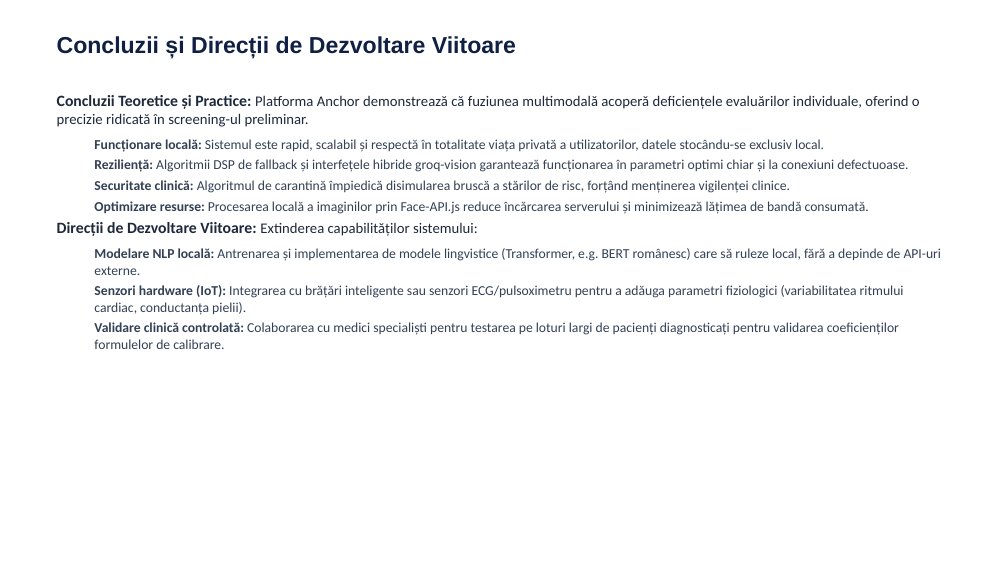
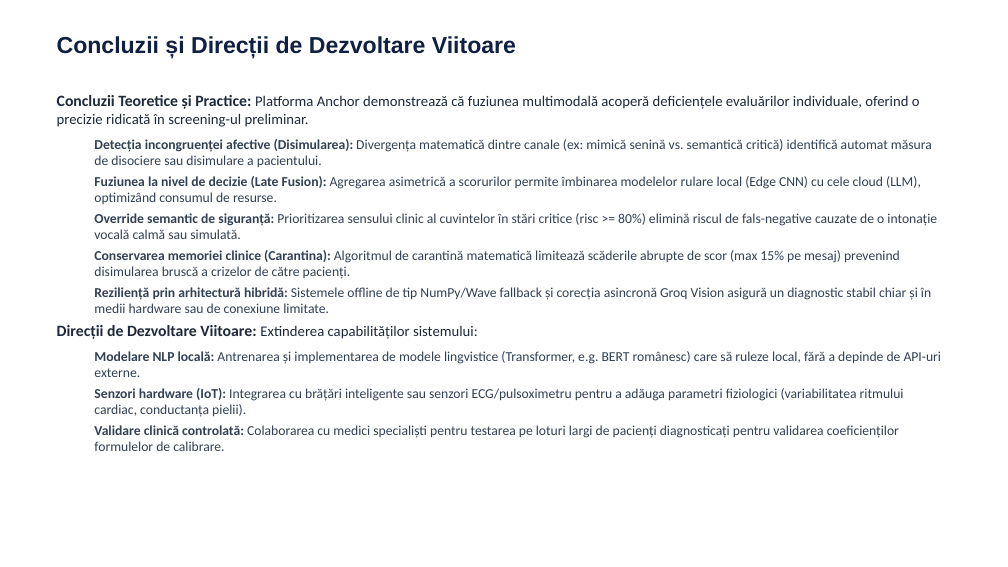
Before and after one commit to benxta4424/Anchor, a slide deck: slide 14 of Prezentare_Licenta_Podean_Beniamin.pptx. Drawn at 1008x567 pixels with LibreOffice and Linux fonts; fonts in the diff are those of the drawing. Boxes give left, top, right and bottom in pixels: in the first picture for what was removed or moved away, otherwise in the second. Text is boxed around its words. In the diff, an @@ line names an element or a change of style, - is before the commit and + after.

Commit message:
docs: enrich Slide 14 with deep clinical-technical breakthroughs

```diff
--- a/Prezentare_Licenta_Podean_Beniamin.pptx
+++ b/Prezentare_Licenta_Podean_Beniamin.pptx
@@ text at (x1=94, y1=139, x2=937, y2=313): text changed @@
-  Funcționare locală: Sistemul este rapid, scalabil și respectă în totalitate viața privată a utilizatorilor, datele stocându-se exclusiv local.
-  Reziliență: Algoritmii DSP de fallback și interfețele hibride groq-vision garantează funcționarea în parametri optimi chiar și la conexiuni defectuoase.
-  Securitate clinică: Algoritmul de carantină împiedică disimularea bruscă a stărilor de risc, forțând menținerea vigilenței clinice.
-  Optimizare resurse: Procesarea locală a imaginilor prin Face-API.js reduce încărcarea serverului și minimizează lățimea de bandă consumată.
+  Detecția incongruenței afective (Disimularea): Divergența matematică dintre canale (ex: mimică senină vs. semantică critică) identifică automat măsura de disociere sau disimulare a pacientului.
+  Fuziunea la nivel de decizie (Late Fusion): Agregarea asimetrică a scorurilor permite îmbinarea modelelor rulare local (Edge CNN) cu cele cloud (LLM), optimizând consumul de resurse.
+  Override semantic de siguranță: Prioritizarea sensului clinic al cuvintelor în stări critice (risc >= 80%) elimină riscul de fals-negative cauzate de o intonație vocală calmă sau simulată.
+  Conservarea memoriei clinice (Carantina): Algoritmul de carantină matematică limitează scăderile abrupte de scor (max 15% pe mesaj) prevenind disimularea bruscă a crizelor de către pacienți.
+  Reziliență prin arhitectură hibridă: Sistemele offline de tip NumPy/Wave fallback și corecția asincronă Groq Vision asigură un diagnostic stabil chiar și în medii hardware sau de conexiune limitate.
```
